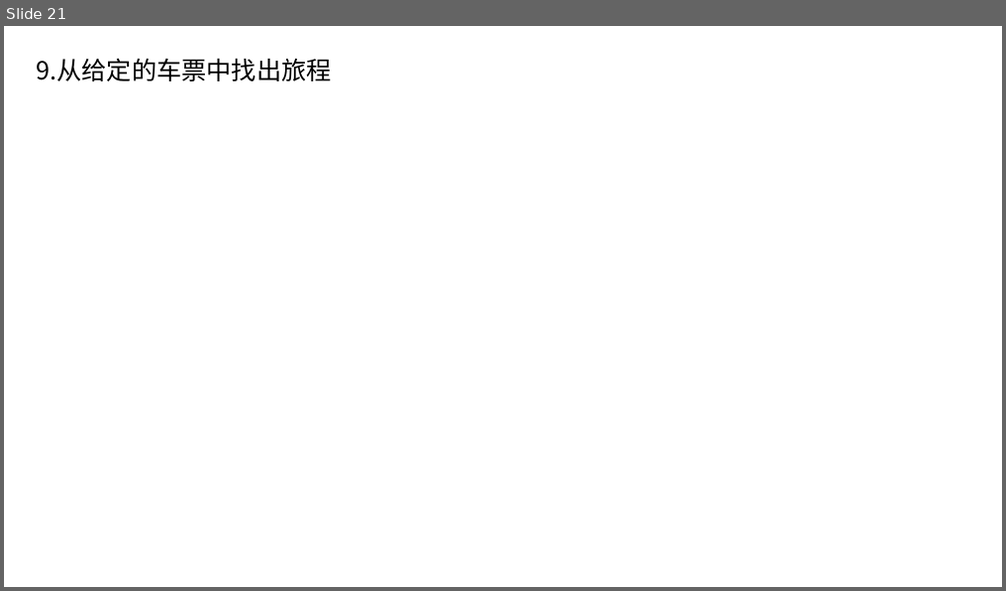
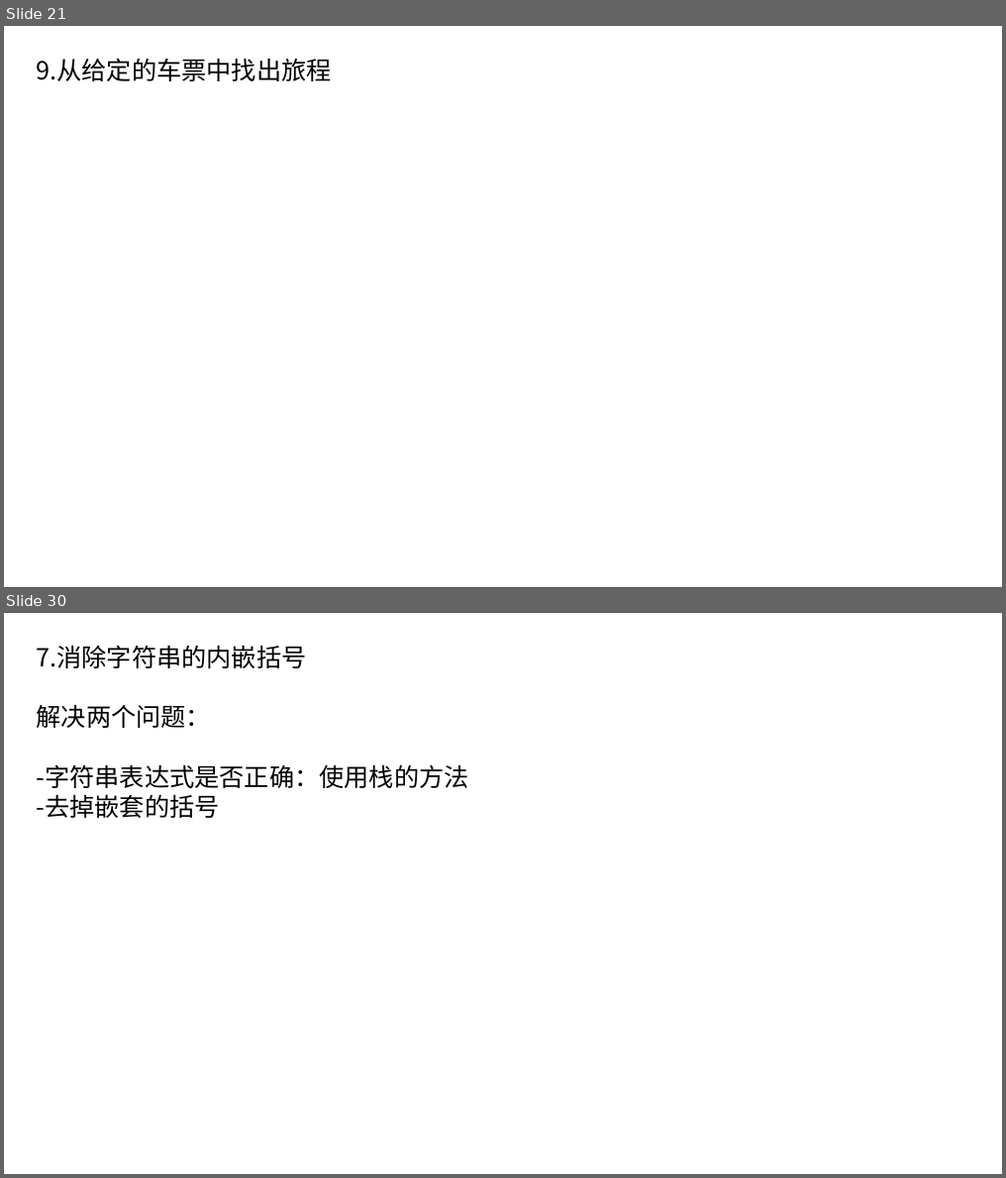
Before and after one commit to xiaojkql/Interview-Prepare, a slide deck: python程序员面试宝典.pptx. Shown one above the other, each under a label of ours: slide 21 before the commit, slides 21 and 30 after it; the slides between them are not shown. The pictures are 1006x591 and 1006x1178 pixels, drawn with LibreOffice and Linux fonts; fonts in the diff are those of the drawing. Boxes give left, top, right and bottom in pixels: in the first picture for what was removed or moved away, otherwise in the second. Text is boxed around its words. In the diff, an @@ line names an element or a change of style, - is before the commit and + after.

```diff
--- a/python程序员面试宝典.pptx
+++ b/python程序员面试宝典.pptx
@@ slide 30 added at bbox=[4, 613, 1002, 1174], background #FFFFFF @@
@@ text added at bbox=[37, 645, 469, 818], 24 pt, text #000000 @@
+7.消除字符串的内嵌括号
+解决两个问题：
+-字符串表达式是否正确：使用栈的方法
+-去掉嵌套的括号
```
Also in this commit, not shown: 1 slide changed, 14 other slides added, 6 other files.
